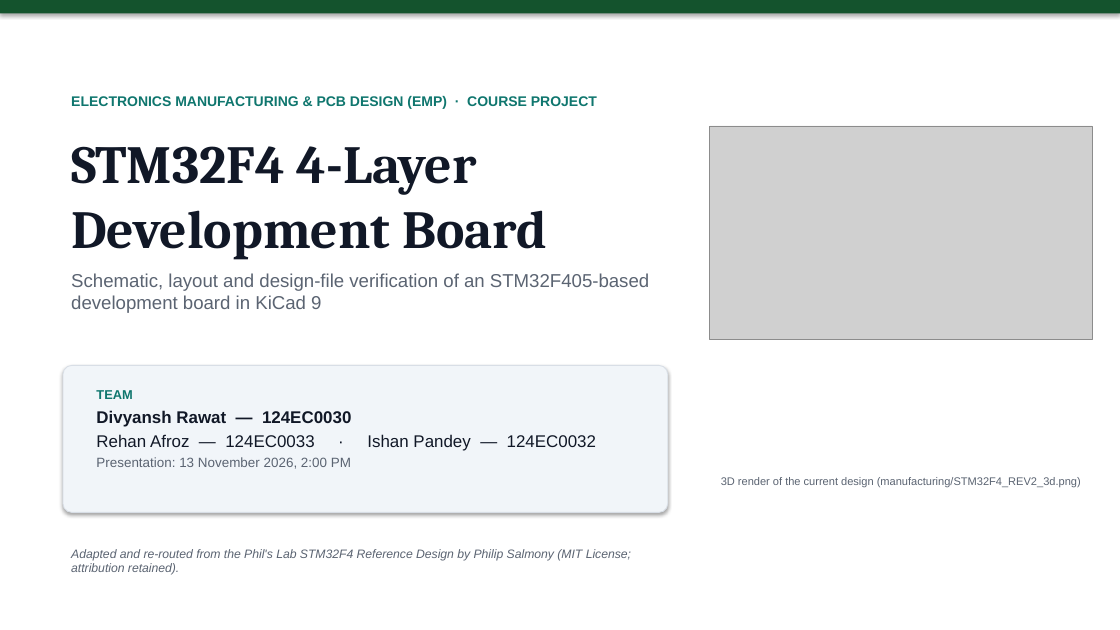
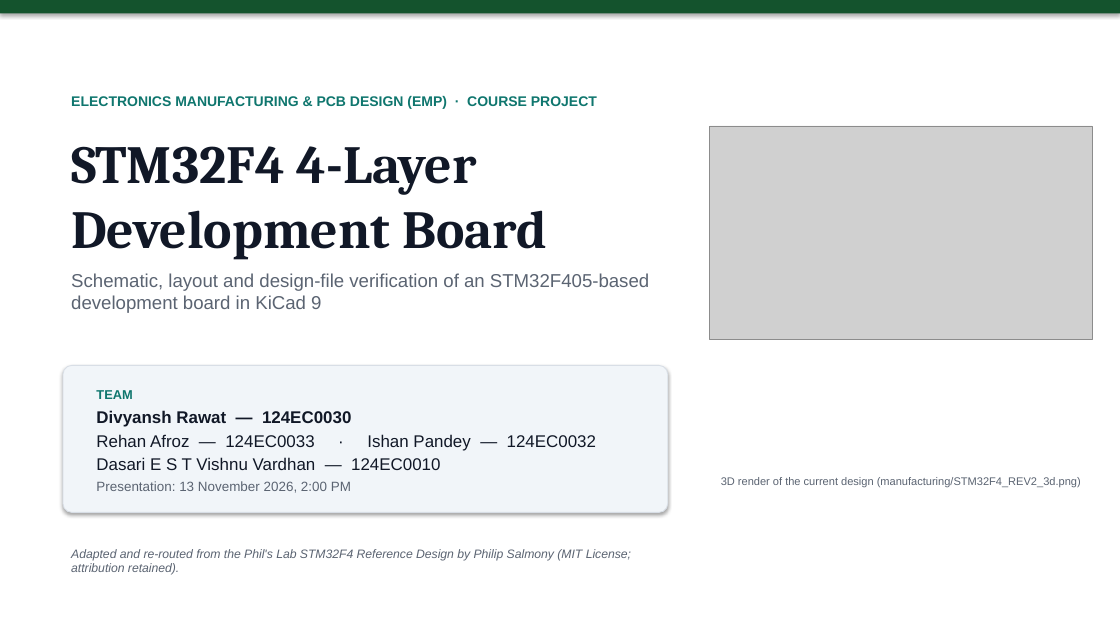
Before and after one commit to DsThakurRawat/PCB-AND-CHIP-DESIGN-WITH-AIML, a slide deck: slide 1 of EMP_PROJECT/STM32F4 4-Layer Development Board/EMP_STM32F4_4Layer_Presentation.pptx. Drawn at 1120x630 pixels with LibreOffice and Linux fonts; fonts in the diff are those of the drawing; grey boxes stand for pictures. Boxes give left, top, right and bottom in pixels: in the first picture for what was removed or moved away, otherwise in the second. Text is boxed around its words. In the diff, an @@ line names an element or a change of style, - is before the commit and + after.

Commit message:
feat(emp_project): add 4th team member Dasari E S T Vishnu Vardhan (124EC0010) to deck and submission bundle

```diff
--- a/EMP_PROJECT/STM32F4 4-Layer Development Board/EMP_STM32F4_4Layer_Presentation.pptx
+++ b/EMP_PROJECT/STM32F4 4-Layer Development Board/EMP_STM32F4_4Layer_Presentation.pptx
@@ text at [96, 457, 440, 470]: paragraph added @@
+Dasari E S T Vishnu Vardhan — 124EC0010
```
Also in this commit, not shown: 1 other slide changed, 1 other file.
